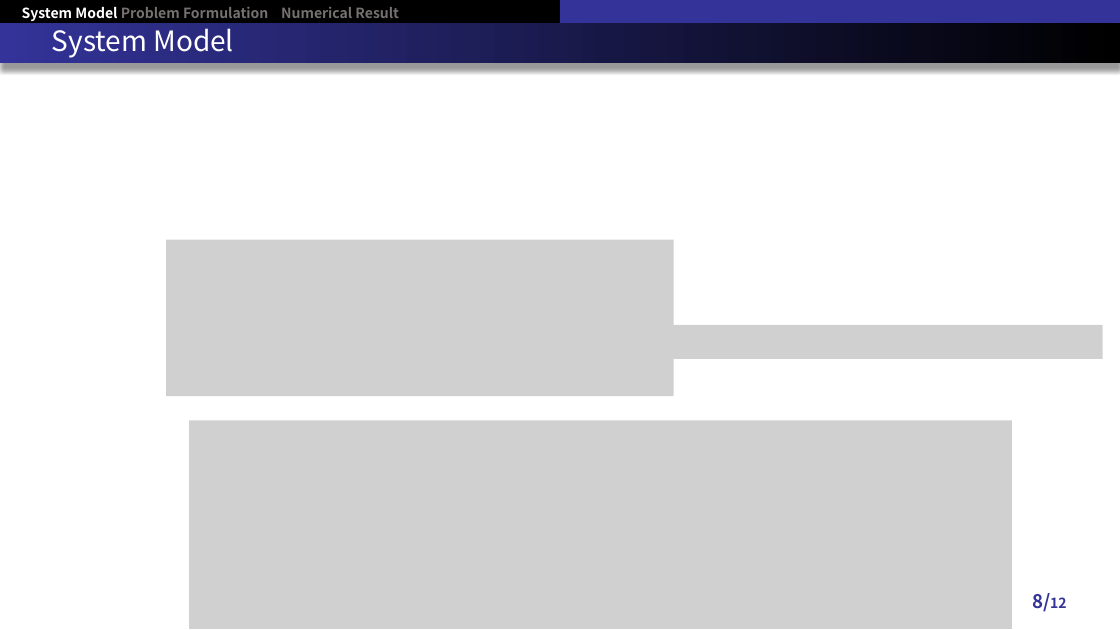
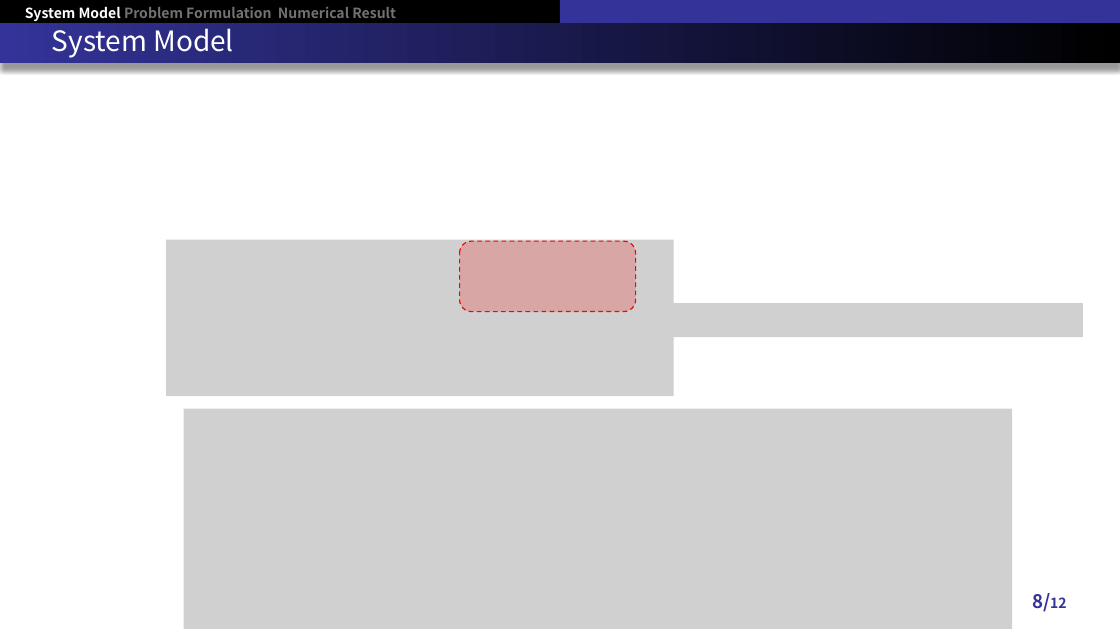
Before and after one commit to RefatHanbat/Presentation-of-SDM, a slide deck: slide 8 of New Problem/RSCC Conference 2024.pptx. Drawn at 1120x630 pixels with LibreOffice and Linux fonts; fonts in the diff are those of the drawing; grey boxes stand for pictures. Boxes give left, top, right and bottom in pixels: in the first picture for what was removed or moved away, otherwise in the second. Text is boxed around its words. In the diff, an @@ line names an element or a change of style, - is before the commit and + after.

```diff
--- a/New Problem/RSCC Conference 2024.pptx
+++ b/New Problem/RSCC Conference 2024.pptx
@@ rounded rectangle added at <box>460,241,636,312</box>, fill #FF0000 at 20% opacity, outline #FF0000 1 pt dashed @@
@@ picture added at <box>597,303,1083,337</box> @@
@@ picture removed at <box>626,325,1102,359</box> @@
@@ picture: place and size @@
-picture at <box>189,420,1012,628</box>
+picture at <box>184,409,1012,629</box>
```
Also in this commit, not shown: 9 other slides changed, 1 other file.
